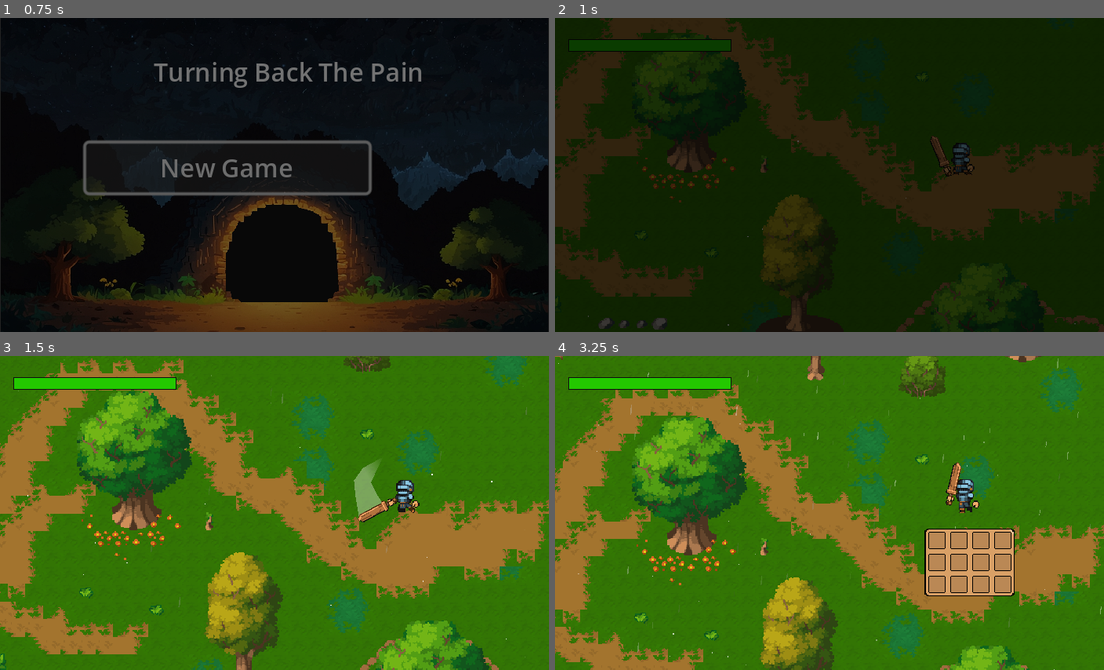
Above: before the commit, frames 1-4 (two rows, left to right).
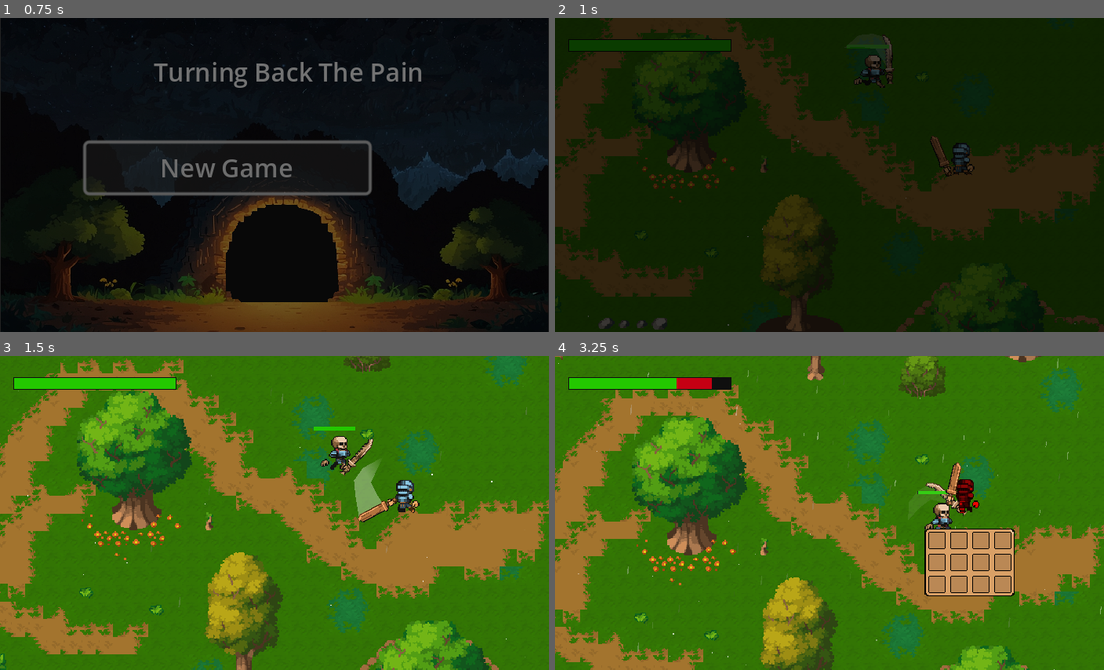
Above: after the commit, the same moments.

Repository: victordev018/Turning-Back-the-Pain
Game: Godot game, scene res://scenes/title_screen.tscn
Two runs of this game, one before a commit and one after it. Both use one fixed random seed, a clock stepped at 60 frames per second and the inputs below.
Inputs (mouse positions are in pixels of both pictures, inside the frame that each line leads up to):
- Up to frame 1 (0.75 s): click "New Game" at 0.5 s
- Up to frame 2 (1 s): no input
- Up to frame 3 (1.5 s): tap Enter (ui_accept) at 1.25 s; move the mouse to (395, 497) at 1.27 s; hold W (move_up) from 1.28 s (still down); click (395, 497) at 1.35 s
- Up to frame 4 (3.25 s): tap Enter (ui_accept) at 1.52, 2.27 s; move the mouse to (719, 528) at 2.02 s; release W (move_up) at 2.03 s; hold S (move_down) 2.03-2.78 s; tap Tab (inv) at 2.1 s; move the mouse to (884, 443) at 2.77 s; hold W (move_up) from 2.78 s (still down); tap D (move_rigth) at 2.85 s

Frame 1 is identical in both runs. In frame 2, 0.5% of the frame differs, in the area x 53-62%, y 5-23%; in frame 3, 0.6%; in frame 4, 1.0%, in the area x 22-78%, y 7-56%.

Commit message:
feat: enemy resource adcionado :)

Diff:
--- /dev/null
+++ b/resources/enemy/orc.tres
@@ -0,0 +1,9 @@
+[gd_resource type="Resource" script_class="EnemyResource" load_steps=2 format=3 uid="uid://dgd45356tgldu"]
+
+[ext_resource type="Script" path="res://scripts/enemy_resource.gd" id="1_3hp0k"]
+
+[resource]
+script = ExtResource("1_3hp0k")
+SPEED = 60.0
+health = 6
+damage = 1
--- /dev/null
+++ b/resources/enemy/skeleton.tres
@@ -0,0 +1,11 @@
+[gd_resource type="Resource" script_class="EnemyResource" load_steps=3 format=3 uid="uid://c7nhd63gwrb0o"]
+
+[ext_resource type="SpriteFrames" uid="uid://dud3jn6nqpir4" path="res://resources/enemy/skeleton/skeleton_sprite_frames.tres" id="1_1q2wu"]
+[ext_resource type="Script" path="res://scripts/enemy_resource.gd" id="1_u3r31"]
+
+[resource]
+script = ExtResource("1_u3r31")
+SPEED = 60.0
+enemy_sprite_frames = ExtResource("1_1q2wu")
+health = 6
+damage = 1
--- /dev/null
+++ b/resources/enemy/skeleton/skeleton_sprite_frames.tres
@@ -0,0 +1,135 @@
+[gd_resource type="SpriteFrames" load_steps=20 format=3 uid="uid://dud3jn6nqpir4"]
+
+[ext_resource type="Texture2D" uid="uid://d0jcssfl1e2dn" path="res://assets/Pixel Crawler - FREE - 1.8/Enemy/Skeleton Crew/Skeleton - Warrior/Death/Death-Sheet.png" id="1_ertr7"]
+[ext_resource type="Texture2D" uid="uid://drcfk8poj2g27" path="res://assets/Pixel Crawler - FREE - 1.8/Enemy/Skeleton Crew/Skeleton - Warrior/Idle/Idle-Sheet.png" id="2_b5er7"]
+[ext_resource type="Texture2D" uid="uid://j1lpcj20722" path="res://assets/Pixel Crawler - FREE - 1.8/Enemy/Skeleton Crew/Skeleton - Warrior/Run/Run-Sheet.png" id="3_fe6tr"]
+
+[sub_resource type="AtlasTexture" id="AtlasTexture_16cca"]
+atlas = ExtResource("1_ertr7")
+region = Rect2(0, 0, 64, 48)
+
+[sub_resource type="AtlasTexture" id="AtlasTexture_wpe8o"]
+atlas = ExtResource("1_ertr7")
+region = Rect2(64, 0, 64, 48)
+
+[sub_resource type="AtlasTexture" id="AtlasTexture_e1vkk"]
+atlas = ExtResource("1_ertr7")
+region = Rect2(128, 0, 64, 48)
+
+[sub_resource type="AtlasTexture" id="AtlasTexture_xir86"]
+atlas = ExtResource("1_ertr7")
+region = Rect2(192, 0, 64, 48)
+
+[sub_resource type="AtlasTexture" id="AtlasTexture_idtsi"]
+atlas = ExtResource("1_ertr7")
+region = Rect2(256, 0, 64, 48)
+
+[sub_resource type="AtlasTexture" id="AtlasTexture_wug1r"]
+atlas = ExtResource("1_ertr7")
+region = Rect2(320, 0, 64, 48)
+
+[sub_resource type="AtlasTexture" id="AtlasTexture_k5au8"]
+atlas = ExtResource("2_b5er7")
+region = Rect2(0, 0, 32, 32)
+
+[sub_resource type="AtlasTexture" id="AtlasTexture_3iadb"]
+atlas = ExtResource("2_b5er7")
+region = Rect2(32, 0, 32, 32)
+
+[sub_resource type="AtlasTexture" id="AtlasTexture_hh8r8"]
+atlas = ExtResource("2_b5er7")
+region = Rect2(64, 0, 32, 32)
+
+[sub_resource type="AtlasTexture" id="AtlasTexture_cbj0p"]
+atlas = ExtResource("2_b5er7")
+region = Rect2(96, 0, 32, 32)
+
+[sub_resource type="AtlasTexture" id="AtlasTexture_ytux5"]
+atlas = ExtResource("3_fe6tr")
+region = Rect2(0, 32, 64, 32)
+
+[sub_resource type="AtlasTexture" id="AtlasTexture_tka4d"]
+atlas = ExtResource("3_fe6tr")
+region = Rect2(64, 32, 64, 32)
+
+[sub_resource type="AtlasTexture" id="AtlasTexture_0i7wa"]
+atlas = ExtResource("3_fe6tr")
+region = Rect2(128, 32, 64, 32)
+
+[sub_resource type="AtlasTexture" id="AtlasTexture_6r6gg"]
+atlas = ExtResource("3_fe6tr")
+region = Rect2(192, 32, 64, 32)
+
+[sub_resource type="AtlasTexture" id="AtlasTexture_pk4ac"]
+atlas = ExtResource("3_fe6tr")
+region = Rect2(256, 32, 64, 32)
+
+[sub_resource type="AtlasTexture" id="AtlasTexture_qkwpe"]
+atlas = ExtResource("3_fe6tr")
+region = Rect2(320, 32, 64, 32)
+
+[resource]
+animations = [{
+"frames": [{
+"duration": 1.0,
+"texture": SubResource("AtlasTexture_16cca")
+}, {
+"duration": 1.0,
+"texture": SubResource("AtlasTexture_wpe8o")
+}, {
+"duration": 1.0,
+"texture": SubResource("AtlasTexture_e1vkk")
+}, {
+"duration": 1.0,
+"texture": SubResource("AtlasTexture_xir86")
+}, {
+"duration": 1.0,
+"texture": SubResource("AtlasTexture_idtsi")
+}, {
+"duration": 1.0,
+"texture": SubResource("AtlasTexture_wug1r")
+}],
+"loop": true,
+"name": &"Death",
+"speed": 8.0
+}, {
+"frames": [{
+"duration": 1.0,
+"texture": SubResource("AtlasTexture_k5au8")
+}, {
+"duration": 1.0,
+"texture": SubResource("AtlasTexture_3iadb")
+}, {
+"duration": 1.0,
+"texture": SubResource("AtlasTexture_hh8r8")
+}, {
+"duration": 1.0,
+"texture": SubResource("AtlasTexture_cbj0p")
+}],
+"loop": true,
+"name": &"Idle",
+"speed": 6.0
+}, {
+"frames": [{
+"duration": 1.0,
+"texture": SubResource("AtlasTexture_ytux5")
+}, {
+"duration": 1.0,
+"texture": SubResource("AtlasTexture_tka4d")
+}, {
+"duration": 1.0,
+"texture": SubResource("AtlasTexture_0i7wa")
+}, {
+"duration": 1.0,
+"texture": SubResource("AtlasTexture_6r6gg")
+}, {
+"duration": 1.0,
+"texture": SubResource("AtlasTexture_pk4ac")
+}, {
+"duration": 1.0,
+"texture": SubResource("AtlasTexture_qkwpe")
+}],
+"loop": true,
+"name": &"Run",
+"speed": 10.0
+}]
--- a/scenes/enemy_skeletonBACKUP.tscn
+++ b/scenes/enemy.tscn
@@ -1,148 +1,15 @@
-[gd_scene load_steps=32 format=3 uid="uid://v3ay7rjxxyl2"]
+[gd_scene load_steps=12 format=3 uid="uid://v3ay7rjxxyl2"]
 
-[ext_resource type="Script" path="res://scripts/EnemySkeleton.gd" id="1_fcqdo"]
-[ext_resource type="Texture2D" uid="uid://d0jcssfl1e2dn" path="res://assets/Pixel Crawler - FREE - 1.8/Enemy/Skeleton Crew/Skeleton - Warrior/Death/Death-Sheet.png" id="2_acb0l"]
-[ext_resource type="Texture2D" uid="uid://drcfk8poj2g27" path="res://assets/Pixel Crawler - FREE - 1.8/Enemy/Skeleton Crew/Skeleton - Warrior/Idle/Idle-Sheet.png" id="3_s4vmq"]
-[ext_resource type="Texture2D" uid="uid://j1lpcj20722" path="res://assets/Pixel Crawler - FREE - 1.8/Enemy/Skeleton Crew/Skeleton - Warrior/Run/Run-Sheet.png" id="4_yncdl"]
-[ext_resource type="Texture2D" uid="uid://c5a7557p1obab" path="res://assets/Pixel Crawler - FREE - 1.8/Weapons/Hands/Hands.png" id="5_ufisd"]
-[ext_resource type="Texture2D" uid="uid://dnuh87e38267n" path="res://assets/Pixel Crawler - FREE - 1.8/Weapons/Bone/Bone.png" id="6_gqh6e"]
-[ext_resource type="PackedScene" uid="uid://b62g28661cvu4" path="res://scenes/health_bar.tscn" id="7_urtnj"]
+[ext_resource type="Script" path="res://scripts/EnemySkeleton.gd" id="1_lok70"]
+[ext_resource type="Texture2D" uid="uid://c5a7557p1obab" path="res://assets/Pixel Crawler - FREE - 1.8/Weapons/Hands/Hands.png" id="3_ksyws"]
+[ext_resource type="PackedScene" uid="uid://b62g28661cvu4" path="res://scenes/health_bar.tscn" id="4_seq4t"]
+[ext_resource type="Texture2D" uid="uid://dnuh87e38267n" path="res://assets/Pixel Crawler - FREE - 1.8/Weapons/Bone/Bone.png" id="5_1ipkl"]
 
 [sub_resource type="RectangleShape2D" id="RectangleShape2D_nesjv"]
 size = Vector2(16, 30)
 
 [sub_resource type="RectangleShape2D" id="RectangleShape2D_3jejt"]
 size = Vector2(17, 5)
-
-[sub_resource type="AtlasTexture" id="AtlasTexture_16cca"]
-atlas = ExtResource("2_acb0l")
-region = Rect2(0, 0, 64, 48)
-
-[sub_resource type="AtlasTexture" id="AtlasTexture_wpe8o"]
-atlas = ExtResource("2_acb0l")
-region = Rect2(64, 0, 64, 48)
-
-[sub_resource type="AtlasTexture" id="AtlasTexture_e1vkk"]
-atlas = ExtResource("2_acb0l")
-region = Rect2(128, 0, 64, 48)
-
-[sub_resource type="AtlasTexture" id="AtlasTexture_xir86"]
-atlas = ExtResource("2_acb0l")
-region = Rect2(192, 0, 64, 48)
-
-[sub_resource type="AtlasTexture" id="AtlasTexture_idtsi"]
-atlas = ExtResource("2_acb0l")
-region = Rect2(256, 0, 64, 48)
-
-[sub_resource type="AtlasTexture" id="AtlasTexture_wug1r"]
-atlas = ExtResource("2_acb0l")
-region = Rect2(320, 0, 64, 48)
-
-[sub_resource type="AtlasTexture" id="AtlasTexture_k5au8"]
-atlas = ExtResource("3_s4vmq")
-region = Rect2(0, 0, 32, 32)
-
-[sub_resource type="AtlasTexture" id="AtlasTexture_3iadb"]
-atlas = ExtResource("3_s4vmq")
-region = Rect2(32, 0, 32, 32)
-
-[sub_resource type="AtlasTexture" id="AtlasTexture_hh8r8"]
-atlas = ExtResource("3_s4vmq")
-region = Rect2(64, 0, 32, 32)
-
-[sub_resource type="AtlasTexture" id="AtlasTexture_cbj0p"]
-atlas = ExtResource("3_s4vmq")
-region = Rect2(96, 0, 32, 32)
-
-[sub_resource type="AtlasTexture" id="AtlasTexture_ytux5"]
-atlas = ExtResource("4_yncdl")
-region = Rect2(0, 32, 64, 32)
-
-[sub_resource type="AtlasTexture" id="AtlasTexture_tka4d"]
-atlas = ExtResource("4_yncdl")
-region = Rect2(64, 32, 64, 32)
-
-[sub_resource type="AtlasTexture" id="AtlasTexture_0i7wa"]
-atlas = ExtResource("4_yncdl")
-region = Rect2(128, 32, 64, 32)
-
-[sub_resource type="AtlasTexture" id="AtlasTexture_6r6gg"]
-atlas = ExtResource("4_yncdl")
-region = Rect2(192, 32, 64, 32)
-
-[sub_resource type="AtlasTexture" id="AtlasTexture_pk4ac"]
-atlas = ExtResource("4_yncdl")
-region = Rect2(256, 32, 64, 32)
-
-[sub_resource type="AtlasTexture" id="AtlasTexture_qkwpe"]
-atlas = ExtResource("4_yncdl")
-region = Rect2(320, 32, 64, 32)
-
-[sub_resource type="SpriteFrames" id="SpriteFrames_4lgad"]
-animations = [{
-"frames": [{
-"duration": 1.0,
-"texture": SubResource("AtlasTexture_16cca")
-}, {
-"duration": 1.0,
-"texture": SubResource("AtlasTexture_wpe8o")
-}, {
-"duration": 1.0,
-"texture": SubResource("AtlasTexture_e1vkk")
-}, {
-"duration": 1.0,
-"texture": SubResource("AtlasTexture_xir86")
-}, {
-"duration": 1.0,
-"texture": SubResource("AtlasTexture_idtsi")
-}, {
-"duration": 1.0,
-"texture": SubResource("AtlasTexture_wug1r")
-}],
-"loop": true,
-"name": &"Death",
-"speed": 8.0
-}, {
-"frames": [{
-"duration": 1.0,
-"texture": SubResource("AtlasTexture_k5au8")
-}, {
-"duration": 1.0,
-"texture": SubResource("AtlasTexture_3iadb")
-}, {
-"duration": 1.0,
-"texture": SubResource("AtlasTexture_hh8r8")
-}, {
-"duration": 1.0,
-"texture": SubResource("AtlasTexture_cbj0p")
-}],
-"loop": true,
-"name": &"Idle",
-"speed": 6.0
-}, {
-"frames": [{
-"duration": 1.0,
-"texture": SubResource("AtlasTexture_ytux5")
-}, {
-"duration": 1.0,
-"texture": SubResource("AtlasTexture_tka4d")
-}, {
-"duration": 1.0,
-"texture": SubResource("AtlasTexture_0i7wa")
-}, {
-"duration": 1.0,
-"texture": SubResource("AtlasTexture_6r6gg")
-}, {
-"duration": 1.0,
-"texture": SubResource("AtlasTexture_pk4ac")
-}, {
-"duration": 1.0,
-"texture": SubResource("AtlasTexture_qkwpe")
-}],
-"loop": true,
-"name": &"Run",
-"speed": 10.0
-}]
 
 [sub_resource type="RectangleShape2D" id="RectangleShape2D_rg4ny"]
 size = Vector2(24, 35.5)
@@ -235,10 +102,10 @@
 [sub_resource type="RectangleShape2D" id="RectangleShape2D_okcwb"]
 size = Vector2(42.8015, 21.7017)
 
-[node name="EnemySkeleton" type="CharacterBody2D"]
+[node name="Enemy" type="CharacterBody2D"]
 collision_layer = 4
 collision_mask = 0
-script = ExtResource("1_fcqdo")
+script = ExtResource("1_lok70")
 
 [node name="HitBox2" type="Area2D" parent="."]
 collision_layer = 48
@@ -253,19 +120,17 @@
 position = Vector2(-1.5, 15)
 shape = SubResource("RectangleShape2D_3jejt")
 
-[node name="SpriteSkeleton" type="AnimatedSprite2D" parent="."]
-sprite_frames = SubResource("SpriteFrames_4lgad")
+[node name="Sprite" type="AnimatedSprite2D" parent="."]
 animation = &"Idle"
 autoplay = "Idle"
-frame_progress = 0.260764
 
-[node name="HandSkeleton" type="Sprite2D" parent="SpriteSkeleton"]
+[node name="Hand" type="Sprite2D" parent="Sprite"]
 position = Vector2(-13, 10)
-texture = ExtResource("5_ufisd")
+texture = ExtResource("3_ksyws")
 region_enabled = true
 region_rect = Rect2(2.11565, 35.8301, 11.012, 7.89993)
 
-[node name="HealthBar" parent="." instance=ExtResource("7_urtnj")]
+[node name="HealthBar" parent="." instance=ExtResource("4_seq4t")]
 offset_left = -24.0
 offset_top = -23.0
 offset_right = 216.0
--- /dev/null
+++ b/scenes/skeleton.tscn
@@ -0,0 +1,10 @@
+[gd_scene load_steps=3 format=3 uid="uid://d4kyy8i518nj0"]
+
+[ext_resource type="PackedScene" uid="uid://v3ay7rjxxyl2" path="res://scenes/enemy.tscn" id="1_fvrd2"]
+[ext_resource type="Resource" uid="uid://c7nhd63gwrb0o" path="res://resources/enemy/skeleton.tres" id="2_aoplm"]
+
+[node name="Enemy" instance=ExtResource("1_fvrd2")]
+enemyResource = ExtResource("2_aoplm")
+
+[node name="Sprite" parent="." index="2"]
+animation = &""
--- a/scenes/world_1.tscn
+++ b/scenes/world_1.tscn
@@ -3,10 +3,10 @@
 [ext_resource type="Script" path="res://scripts/world.gd" id="1_l55ne"]
 [ext_resource type="PackedScene" uid="uid://cgqkpqbj3nt8d" path="res://scenes/player.tscn" id="1_rnydu"]
 [ext_resource type="PackedScene" uid="uid://dc1v68l2iw0h" path="res://scenes/terrain.tscn" id="2_gfq0q"]
+[ext_resource type="PackedScene" uid="uid://d4kyy8i518nj0" path="res://scenes/skeleton.tscn" id="2_h4jl3"]
 [ext_resource type="PackedScene" uid="uid://cxhr2idu8by75" path="res://scenes/ui.tscn" id="3_q4du6"]
 [ext_resource type="PackedScene" uid="uid://bvhvxnpowlfjg" path="res://scenes/card.tscn" id="4_3dfb4"]
 [ext_resource type="PackedScene" uid="uid://du13gw0obevb8" path="res://scenes/objects_terrain.tscn" id="4_l475j"]
-[ext_resource type="PackedScene" uid="uid://v3ay7rjxxyl2" path="res://scenes/enemy_skeletonBACKUP.tscn" id="6_vdype"]
 [ext_resource type="PackedScene" uid="uid://4rwf5kwjba7y" path="res://scenes/fade_out.tscn" id="7_mfvhv"]
 [ext_resource type="Texture2D" uid="uid://duux8m2leiiki" path="res://assets/aaaa.png" id="9_3mr1y"]
 [ext_resource type="PackedScene" uid="uid://d3krqwsnqecvh" path="res://Inventory/collectibles/ItemArea.tscn" id="9_fh2g7"]
@@ -50,12 +50,11 @@
 
 [node name="UI" parent="." instance=ExtResource("3_q4du6")]
 
-[node name="EnemySkeleton" parent="." instance=ExtResource("6_vdype")]
-position = Vector2(199, 388)
-collision_mask = 1
-
 [node name="FadeOut" parent="." instance=ExtResource("7_mfvhv")]
 visible = false
+
+[node name="Enemy" parent="." instance=ExtResource("2_h4jl3")]
+position = Vector2(936, 206)
 
 [node name="ItemsCollectibles" type="Node" parent="."]
 
--- a/scripts/EnemySkeleton.gd
+++ b/scripts/EnemySkeleton.gd
@@ -1,16 +1,26 @@
 extends CharacterBody2D
 @onready var player = null
-@export  var SPEED = 60.0;
-@onready var sprite_skeleton = $SpriteSkeleton
+
+
 @onready var healthbar = $HealthBar
 @onready var animationPlayer: AnimationPlayer = $AnimationPlayer;
-@export var health : int = 6;
-@export var damage: int = 1;
+
+@export var enemyResource: EnemyResource
+
+var SPEED: float;
+var health: int;
+var damage: int;
+@onready var enemy_sprite: AnimatedSprite2D = $Sprite
+@onready var enemy_hand: Sprite2D = $Sprite/Hand
 @onready var healthBar = get_node("HealthBar") as HealthBar
+
+
 var redAmount: float = 0.0;
 var dead = false
 
 func _ready():
+	assert(enemyResource != null, "ERRO: DEFINA O RESOURCE DO INIMIGO")
+	load_resource()
 	player = Global.playerNode
 	healthbar.init_health(health)
 
@@ -20,9 +30,9 @@
 
 func _process(delta):
 	if velocity.x > 0:
-		sprite_skeleton.flip_h = false
+		enemy_sprite.flip_h = false
 	elif velocity.x < 0:
-		sprite_skeleton.flip_h = true
+		enemy_sprite.flip_h = true
 	state_machine()
 
 ## Atualiza a velocidade de acordo com a direção do player
@@ -50,7 +60,7 @@
 	var state = "Idle";
 	if velocity.length() > 0:
 		state = "Run";
-	sprite_skeleton.play(state);
+	enemy_sprite.play(state);
 
 
 func takeDamage(amount):
@@ -73,4 +83,9 @@
 
 func _on_attack_timer_timeout():
 	attack()
-	pass # Replace with function body.
+
+func load_resource():
+	SPEED = enemyResource.SPEED
+	enemy_sprite.sprite_frames = enemyResource.enemy_sprite_frames
+	health = enemyResource.health
+	damage = enemyResource.damage
--- /dev/null
+++ b/scripts/enemy_resource.gd
@@ -0,0 +1,17 @@
+extends Resource
+class_name EnemyResource
+
+@export var SPEED = 60.0;
+@export var enemy_sprite_frames: SpriteFrames
+@export var health : int = 6;
+@export var damage: int = 1
+
+
+# Called when the node enters the scene tree for the first time.
+func _ready():
+	pass # Replace with function body.
+
+
+# Called every frame. 'delta' is the elapsed time since the previous frame.
+func _process(delta):
+	pass
Not shown: 2 places in scenes/enemy.tscn that only renumber resources
